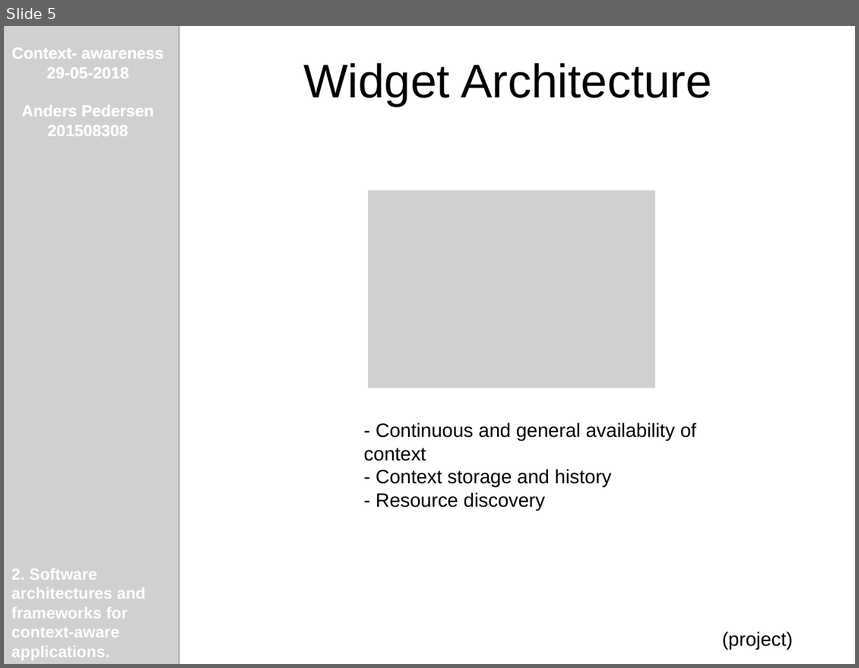
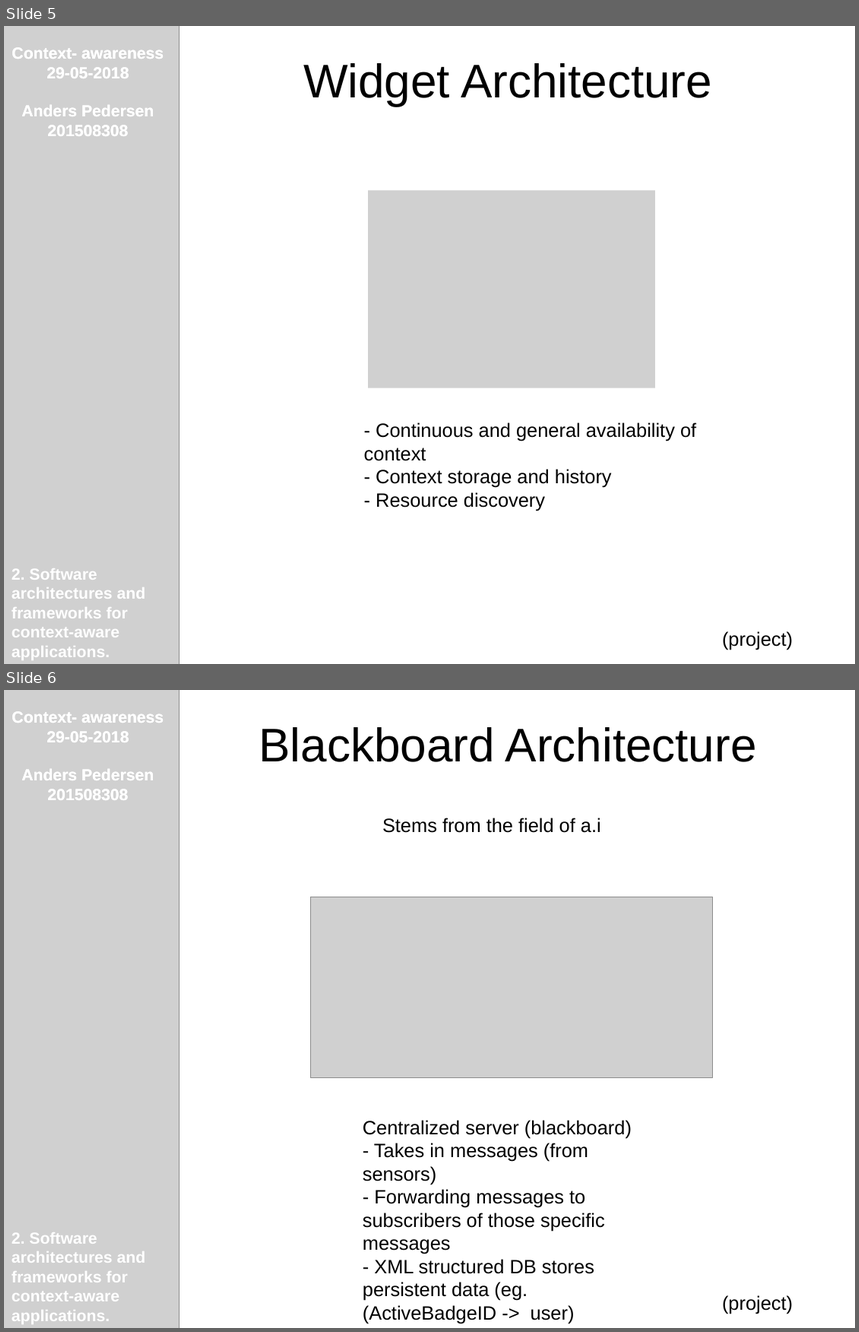
Before and after one commit to AndersHP/ContextAwarenessEksamen, a slide deck: 2SoftwareArchitecturesAndFrameworks .odp. Shown one above the other, each under a label of ours: slide 5 before the commit, slides 5 and 6 after it. The pictures are 859x668 and 859x1332 pixels, drawn with LibreOffice and Linux fonts; fonts in the diff are those of the drawing; grey boxes stand for pictures. Boxes give left, top, right and bottom in pixels: in the first picture for what was removed or moved away, otherwise in the second. Text is boxed around its words. In the diff, an @@ line names an element or a change of style, - is before the commit and + after.

```diff
--- a/2SoftwareArchitecturesAndFrameworks .odp
+++ b/2SoftwareArchitecturesAndFrameworks .odp
@@ slide 6 added at box(4, 690, 855, 1328), background #FFFFFF @@
@@ picture added at box(4, 690, 180, 1328) @@
@@ text added at box(12, 711, 164, 800), 15 pt, text #FFFFFF, bold @@
+Context- awareness
+29-05-2018
+Anders Pedersen
+201508308
@@ text added at box(259, 727, 757, 762), 44 pt, text #000000 @@
+Blackboard Architecture
@@ title added at box(348, 749, 511, 762), 44 pt, text #FFFFFF @@
+Agenda
@@ text added at box(382, 818, 601, 833), 18 pt, text #000000 @@
+Stems from the field of a.i
@@ picture added at box(310, 897, 713, 1078) @@
@@ text added at box(363, 1120, 632, 1324), 18 pt, text #000000 @@
+Centralized server (blackboard)
+- Takes in messages (from sensors)
+- Forwarding messages to subscribers of those specific messages
+- XML structured DB stores persistent data (eg. (ActiveBadgeID -> user)
@@ text added at box(12, 1233, 146, 1325), 15 pt, text #FFFFFF, bold @@
+Context- awareness
+29-05-2018
+Anders Pedersen
+201508308
+2. Software architectures and frameworks for context-aware applications.
@@ text added at box(722, 1296, 793, 1314), 18 pt, text #000000 @@
+(project)
```
Also in this commit, not shown: 3 slides changed, 2 other slides added, 3 other files.
